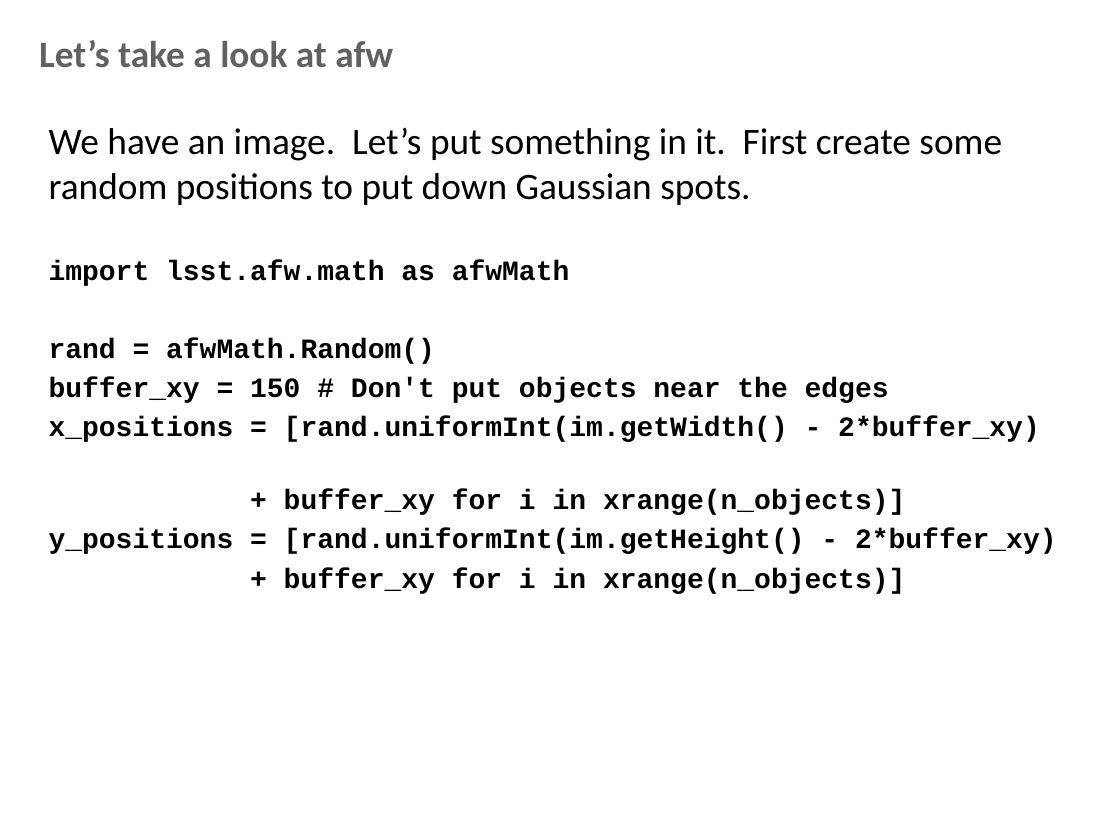
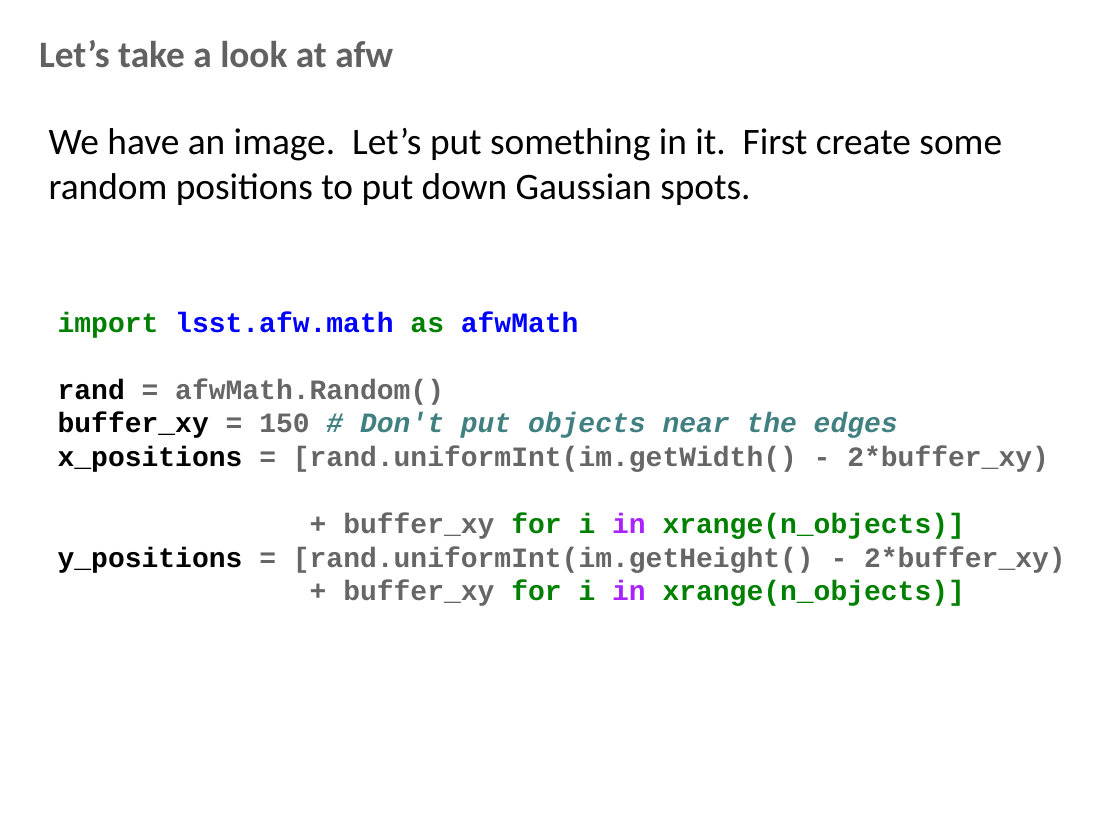
Before and after one commit to lsst-dm/Oct15_bootcamp, a slide deck: slide 13 of documents/afw_lecture.pptx. Drawn at 1120x840 pixels with LibreOffice and Linux fonts; fonts in the diff are those of the drawing; background and template pictures are left out. Boxes give left, top, right and bottom in pixels: in the first picture for what was removed or moved away, otherwise in the second. Text is boxed around its words. In the diff, an @@ line names an element or a change of style, - is before the commit and + after.

```diff
--- a/documents/afw_lecture.pptx
+++ b/documents/afw_lecture.pptx
@@ text at [49, 260, 1057, 594]: paragraphs removed @@
-import lsst.afw.math as afwMath
-rand = afwMath.Random()
-buffer_xy = 150 # Don't put objects near the edges
-x_positions = [rand.uniformInt(im.getWidth() - 2*buffer_xy)
-+ buffer_xy for i in xrange(n_objects)]
-y_positions = [rand.uniformInt(im.getHeight() - 2*buffer_xy)
-+ buffer_xy for i in xrange(n_objects)]
@@ text added at [58, 312, 1066, 606], 18 pt, text #666666, bold @@
+import lsst.afw.math as afwMath
+rand = afwMath.Random()
+buffer_xy = 150 # Don't put objects near the edges
+x_positions = [rand.uniformInt(im.getWidth() - 2*buffer_xy)
++ buffer_xy for i in xrange(n_objects)]
+y_positions = [rand.uniformInt(im.getHeight() - 2*buffer_xy)
++ buffer_xy for i in xrange(n_objects)]
```
Also in this commit, not shown: 16 other slides changed, 10 slides added, 4 slides removed, 2 other files.
